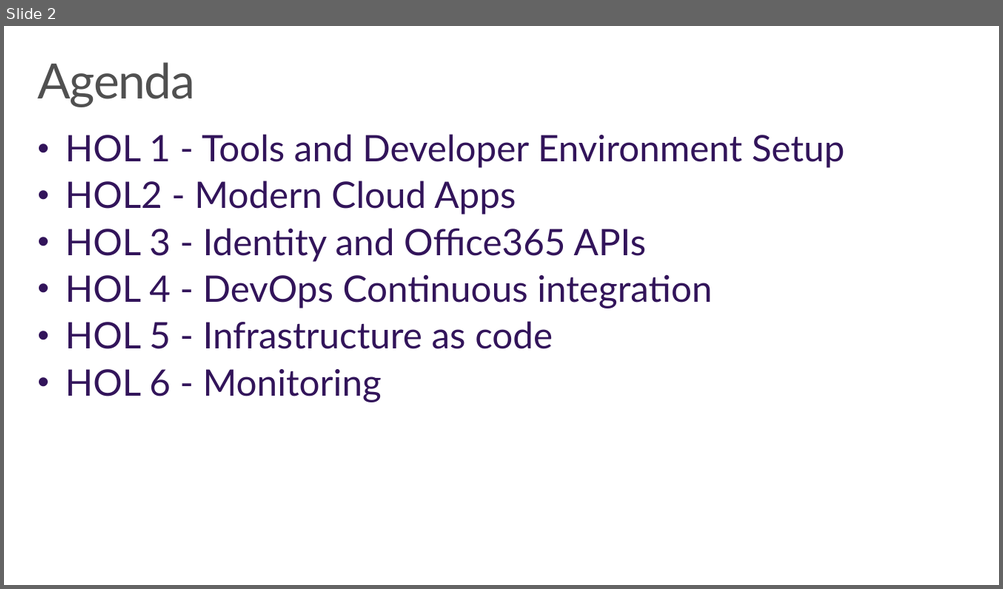
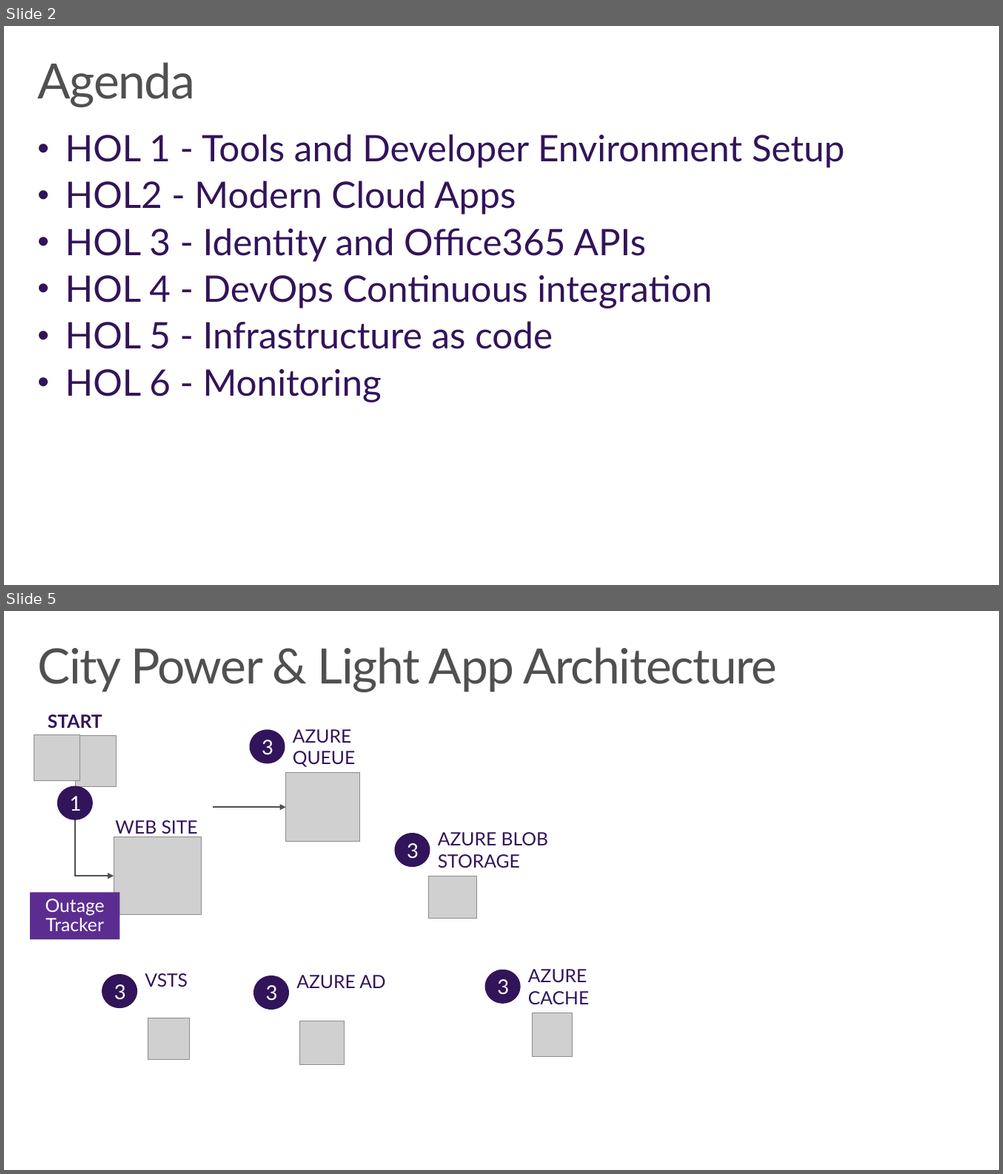
Before and after one commit to wely/DevCamp, a slide deck: Presentation/Module00-Hols.pptx. Shown one above the other, each under a label of ours: slide 2 before the commit, slides 2 and 5 after it; the slides between them are not shown. The pictures are 1003x589 and 1003x1174 pixels, drawn with LibreOffice and Linux fonts; fonts in the diff are those of the drawing; grey boxes stand for pictures; background and template pictures are left out. Boxes give left, top, right and bottom in pixels: in the first picture for what was removed or moved away, otherwise in the second. Text is boxed around its words. In the diff, an @@ line names an element or a change of style, - is before the commit and + after.

Commit message:
Added visual for app architecture-WIP

```diff
--- a/Presentation/Module00-Hols.pptx
+++ b/Presentation/Module00-Hols.pptx
@@ slide 5 added at [4, 611, 999, 1170], background #FFFFFF @@
@@ title added at [37, 647, 777, 692], 48 pt, text #505050 @@
+City Power & Light App Architecture
@@ group added at [214, 729, 359, 842]: 1 picture, 1 arrow, 1 text, 1 ellipse @@
+AZURE QUEUE
+3
@@ group added at [31, 715, 201, 940]: 3 pictures, 2 texts, 1 elbow arrow, 1 rectangle, 1 ellipse @@
+Outage Tracker
+START
+1
+WEB SITE
@@ text added at [438, 832, 549, 868], 18 pt, text #32145A @@
+AZURE BLOB STORAGE
@@ ellipse added at [395, 833, 430, 868], fill #32145A, 20 pt, text #FFFFFF @@
+3
@@ picture added at [428, 876, 476, 918] @@
@@ ellipse added at [102, 974, 138, 1009], fill #32145A, 20 pt, text #FFFFFF @@
+3
@@ text added at [145, 974, 188, 987], 18 pt, text #32145A @@
+VSTS
@@ ellipse added at [253, 976, 289, 1011], fill #32145A, 20 pt, text #FFFFFF @@
+3
@@ text added at [296, 975, 385, 989], 18 pt, text #32145A @@
+AZURE AD
@@ ellipse added at [484, 970, 521, 1005], fill #32145A, 20 pt, text #FFFFFF @@
+3
@@ text added at [528, 969, 589, 1005], 18 pt, text #32145A @@
+AZURE CACHE
@@ picture added at [148, 1018, 190, 1059] @@
@@ picture added at [300, 1021, 344, 1065] @@
@@ picture added at [532, 1014, 572, 1057] @@
```
Also in this commit, not shown: 2 other slides added, 1 other file.
